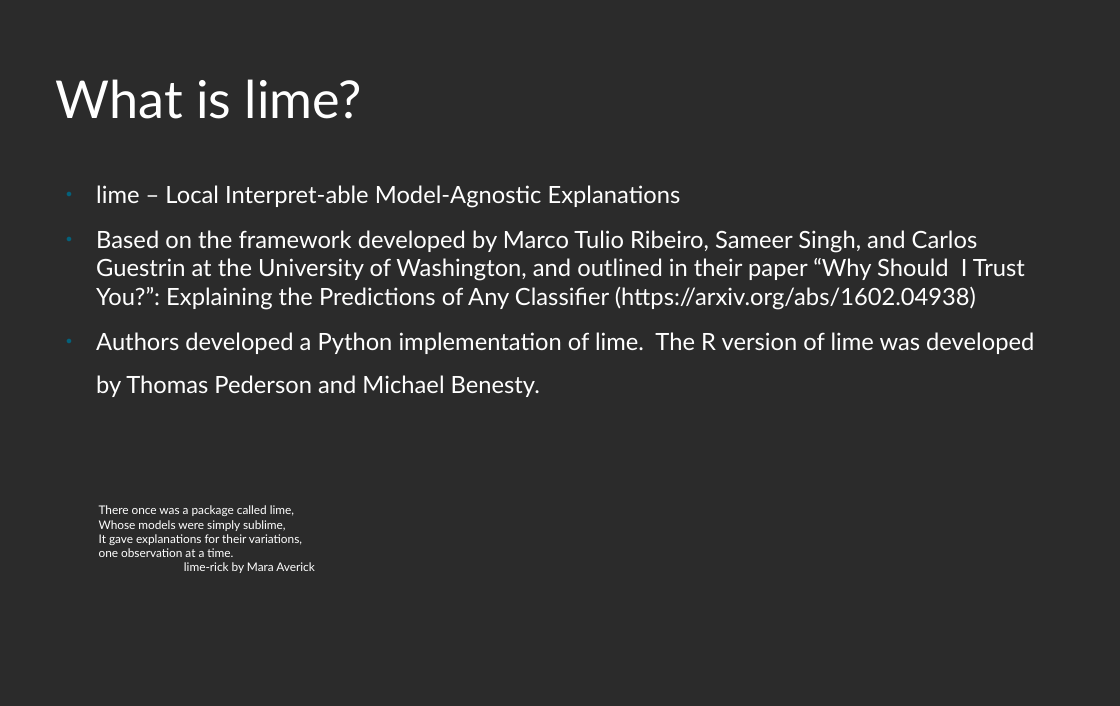
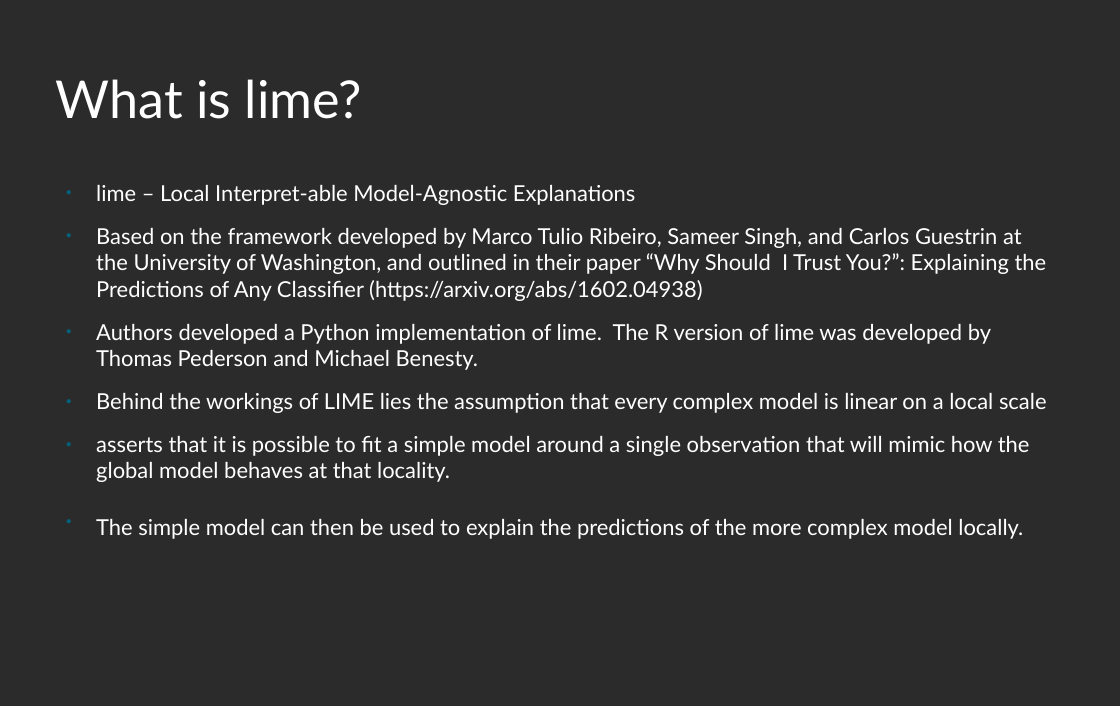
Before and after one commit to mattdube/stl-rug_lime, a slide deck: slide 5 of Slides/stl-rug_lime_01092019.odp. Drawn at 1120x706 pixels with LibreOffice and Linux fonts; fonts in the diff are those of the drawing; background and template pictures are left out; a plain dark background stands for a picture behind light text. Boxes give left, top, right and bottom in pixels: in the first picture for what was removed or moved away, otherwise in the second. Text is boxed around its words. In the diff, an @@ line names an element or a change of style, - is before the commit and + after.

Commit message:
updated slides, re-ordered.  Added resources.  Also added addtional explanations.

```diff
--- a/Slides/stl-rug_lime_01092019.odp
+++ b/Slides/stl-rug_lime_01092019.odp
@@ text at [96, 185, 1047, 370]: size 20 to 18.5 pt in "lime – Local Interpret-able Model-Agnostic Explanations", "Based on the framework developed by Marco ...", "Authors developed a Python implementation of lime. ..." @@
@@ text at [96, 393, 1047, 539]: paragraphs added @@
+● Behind the workings of LIME lies the assumption that every complex model is linear on a local scale
+● asserts that it is possible to fit a simple model around a single observation that will mimic how the global model behaves at that locality.
+● The simple model can then be used to explain the predictions of the more complex model locally.
@@ text removed at [99, 505, 315, 573] @@
-There once was a package called lime,
-Whose models were simply sublime,
-It gave explanations for their variations,
-one observation at a time.
-lime-rick by Mara Averick
```
Also in this commit, not shown: 8 other slides changed, 1 slide added, 1 slide removed.
